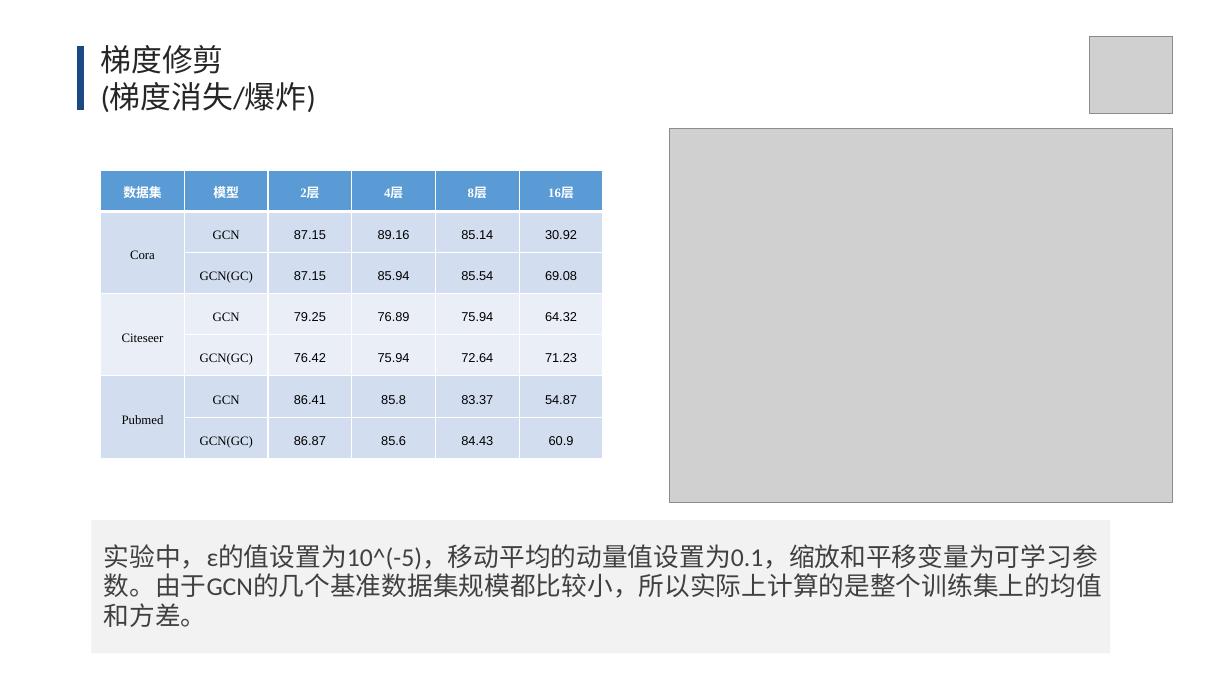
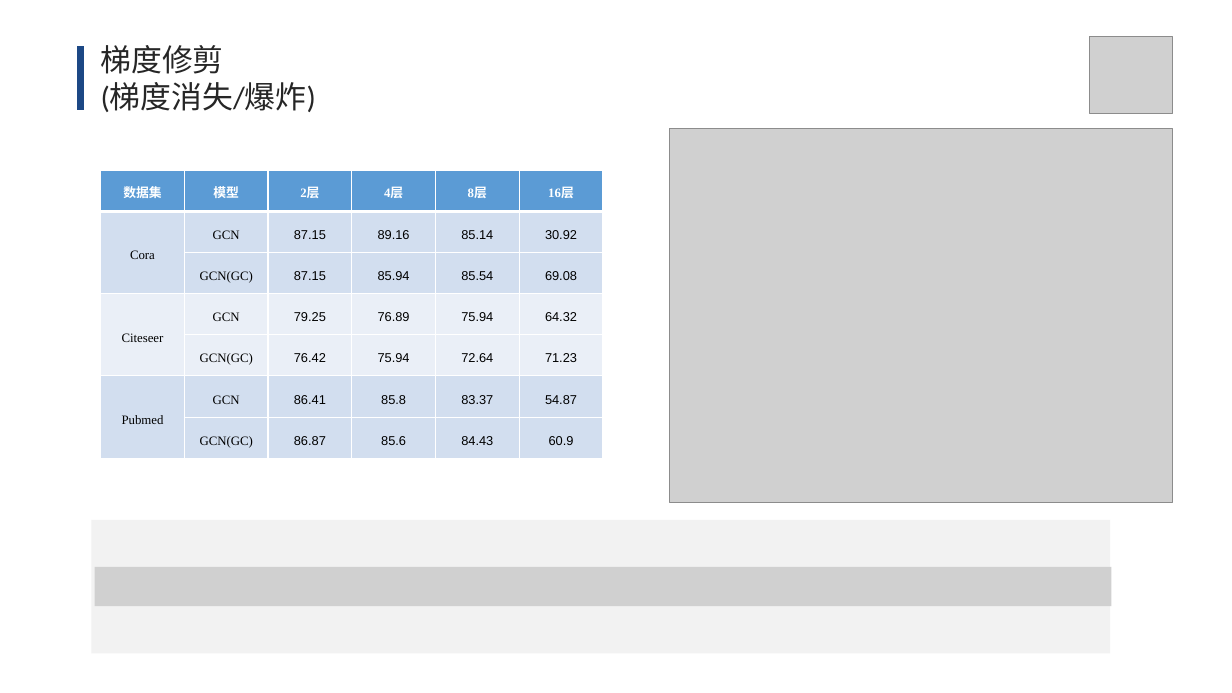
Before and after one commit to lt610/DeepGCN, a slide deck: slide 21 of 毕设提交/ppt/答辩ppt.pptx (slide 20 before the commit). Drawn at 1232x693 pixels with LibreOffice and Linux fonts; fonts in the diff are those of the drawing; grey boxes stand for pictures. Boxes give left, top, right and bottom in pixels: in the first picture for what was removed or moved away, otherwise in the second. Text is boxed around its words. In the diff, an @@ line names an element or a change of style, - is before the commit and + after.

```diff
--- a/毕设提交/ppt/答辩ppt.pptx
+++ b/毕设提交/ppt/答辩ppt.pptx
@@ picture added at <box>94,567,1111,606</box> @@
@@ text removed at <box>104,544,1102,627</box> @@
-实验中，ε的值设置为10^(-5)，移动平均的动量值设置为0.1，缩放和平移变量为可学习参数。由于GCN的几个基准数据集规模都比较小，所以实际上计算的是整个训练集上的均值和方差。
```
Also in this commit, not shown: 2 other slides changed, 8 slides added, 1 slide removed, 3 other files.
